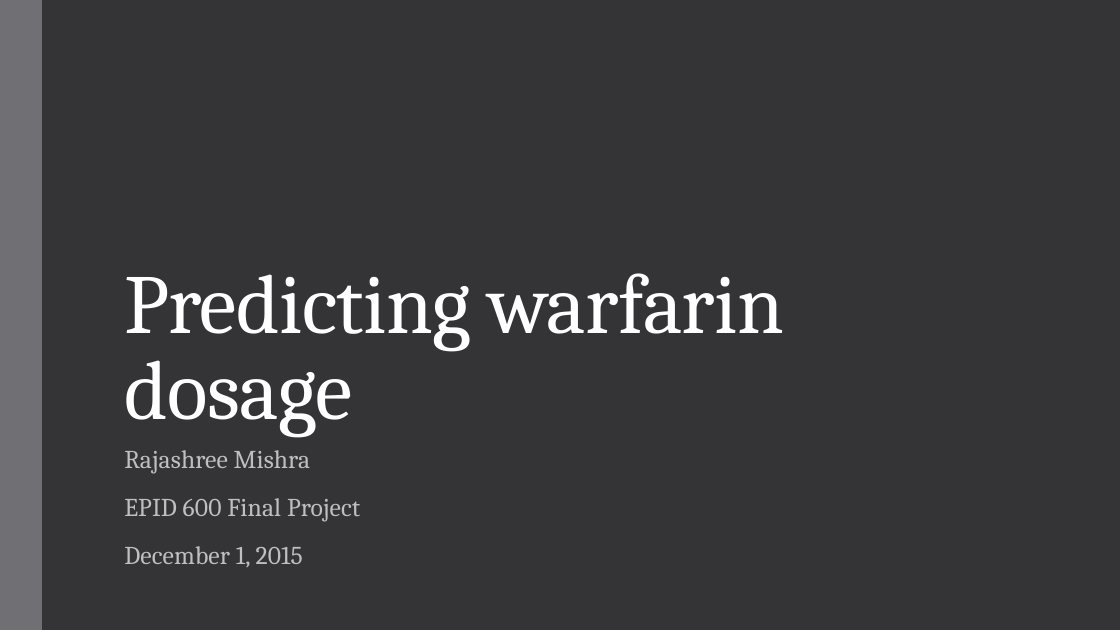
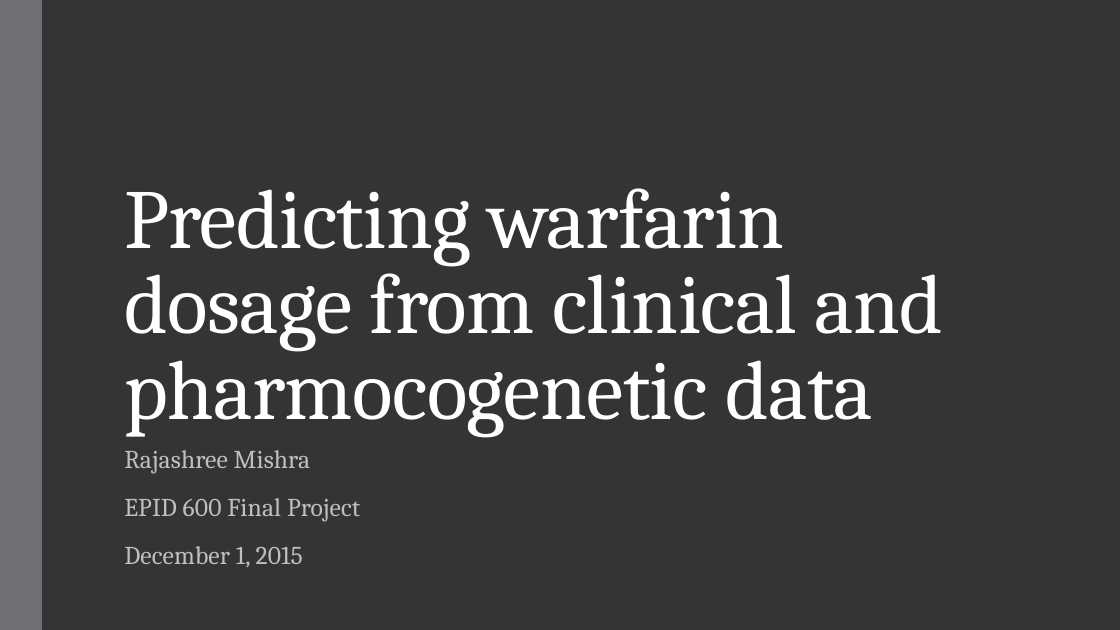
Before and after one commit to misraj/pharmgkb_project, a slide deck: slide 1 of EPID600_mishra.pptx. Drawn at 1120x630 pixels with LibreOffice and Linux fonts; fonts in the diff are those of the drawing. Boxes give left, top, right and bottom in pixels: in the first picture for what was removed or moved away, otherwise in the second. Text is boxed around its words. In the diff, an @@ line names an element or a change of style, - is before the commit and + after.

Commit message:
final presentation

```diff
--- a/EPID600_mishra.pptx
+++ b/EPID600_mishra.pptx
@@ title at bbox=[124, 188, 944, 437]: text changed @@
-Predicting warfarin dosage
+Predicting warfarin dosage from clinical and pharmocogenetic data
```
Also in this commit, not shown: 1 other slide changed, 12 slides added, 3 slides removed.
